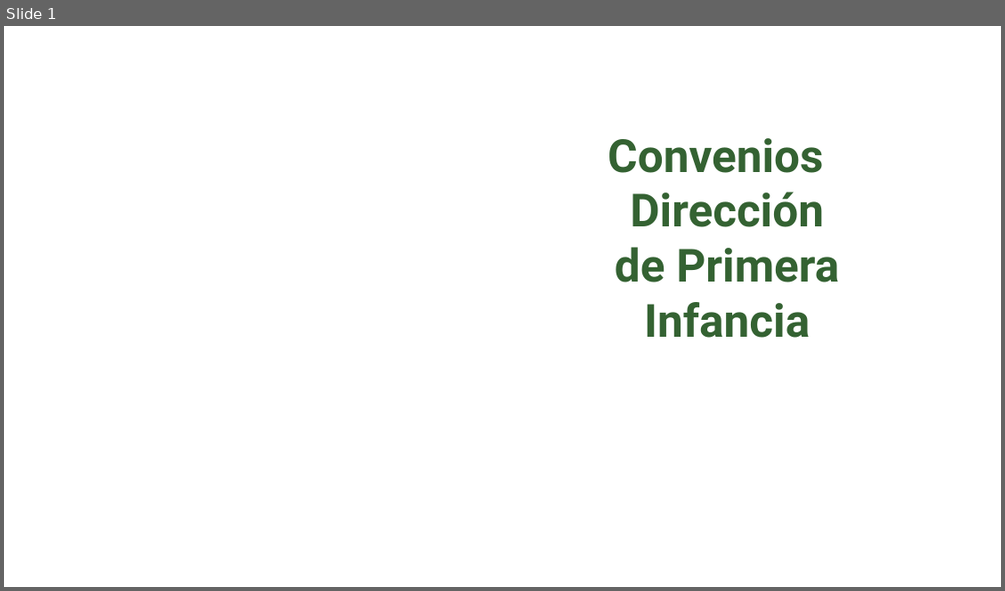
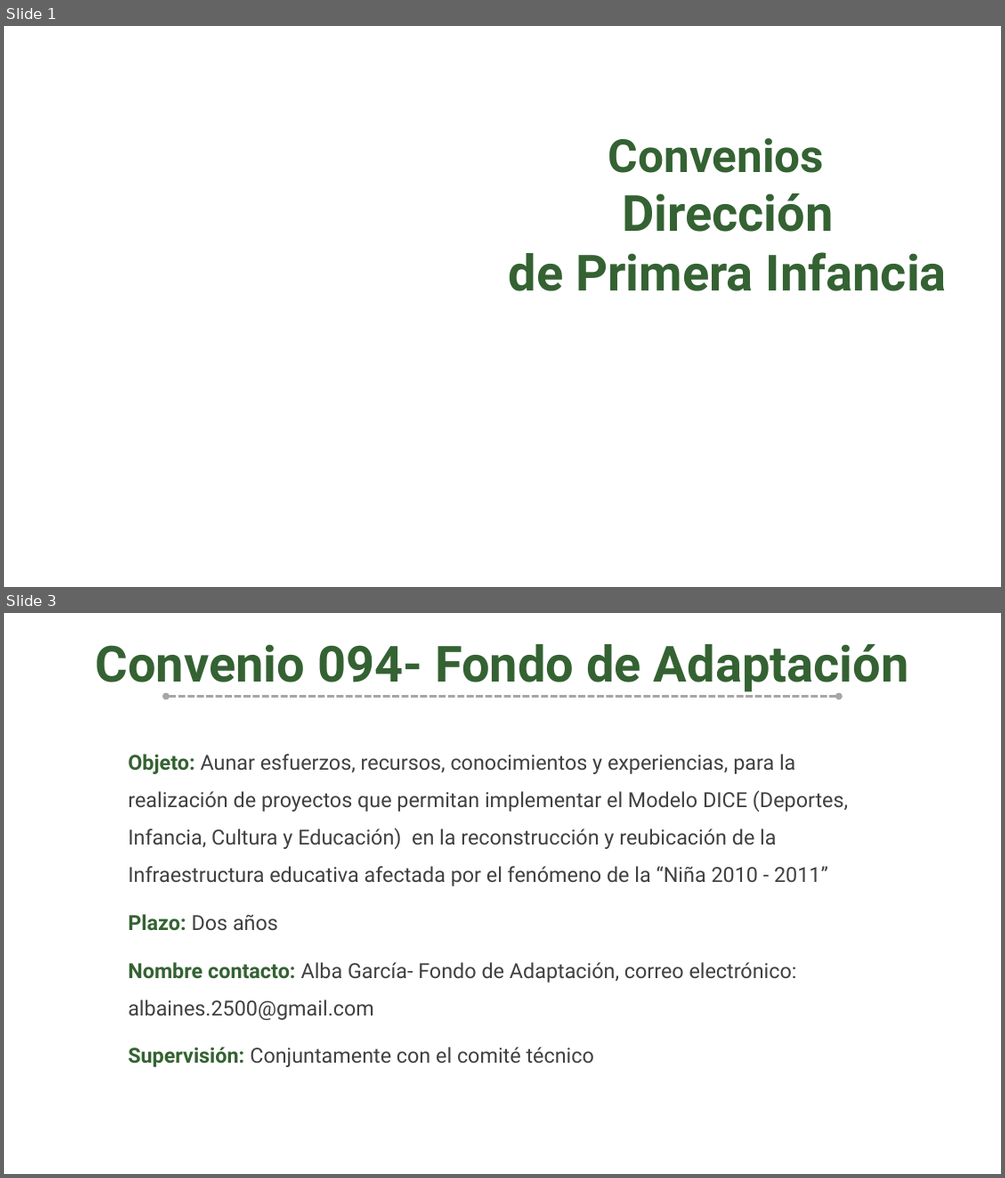
Before and after one commit to paulaO/Dotaciones2019, a slide deck: SeguimientosSOAPI/ConveniosDPI.ppt. Shown one above the other, each under a label of ours: slide 1 before the commit, slides 1 and 3 after it; the slides between them are not shown. The pictures are 1005x591 and 1005x1178 pixels, drawn with LibreOffice and Linux fonts; fonts in the diff are those of the drawing; background and template pictures are left out. Boxes give left, top, right and bottom in pixels: in the first picture for what was removed or moved away, otherwise in the second. Text is boxed around its words. In the diff, an @@ line names an element or a change of style, - is before the commit and + after.

```diff
--- a/SeguimientosSOAPI/ConveniosDPI.ppt
+++ b/SeguimientosSOAPI/ConveniosDPI.ppt
@@ slide 3 added at [4, 613, 1001, 1174], background picture (left out) @@
@@ text added at [96, 644, 909, 694], 48 pt, text #346232, bold @@
+Convenio 094- Fondo de Adaptación
@@ double arrow added from (166, 696) to (839, 696), #A6A6A6 2.24 pt dashed @@
@@ text added at [128, 754, 848, 1067], 20 pt, text #404040 @@
+Objeto: Aunar esfuerzos, recursos, conocimientos y experiencias, para la realización de proyectos que permitan implementar el Modelo DICE (Deportes, Infancia, Cultura y Educación) en la reconstrucción y reubicación de la Infraestructura educativa afectada por el fenómeno de la “Niña 2010 - 2011”
+Plazo: Dos años
+Nombre contacto: Alba García- Fondo de Adaptación, correo electrónico: albaines.2500@gmail.com
+Supervisión: Conjuntamente con el comité técnico
@@ slide 1 changed as well @@
@@ text "Convenios": place and size @@
-text "Convenios" at [607, 138, 839, 338]
+text "Convenios" at [509, 138, 947, 291]
@@ text at [509, 193, 947, 291]: size 44 to 48 pt in "Dirección", "de Primera Infancia" @@
```
Also in this commit, not shown: 1 other slide added, 1 slide removed, 1 other file.
